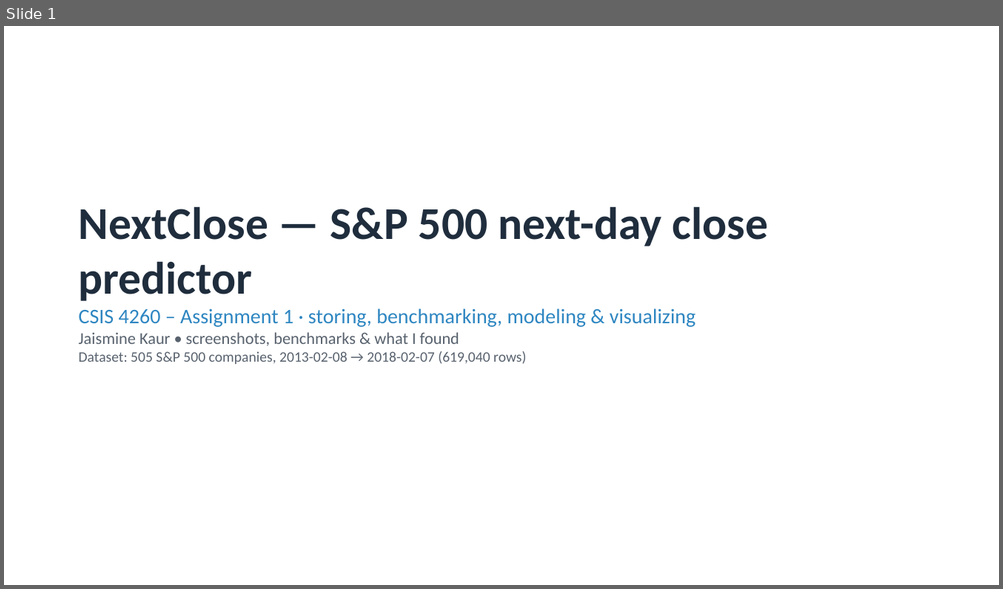
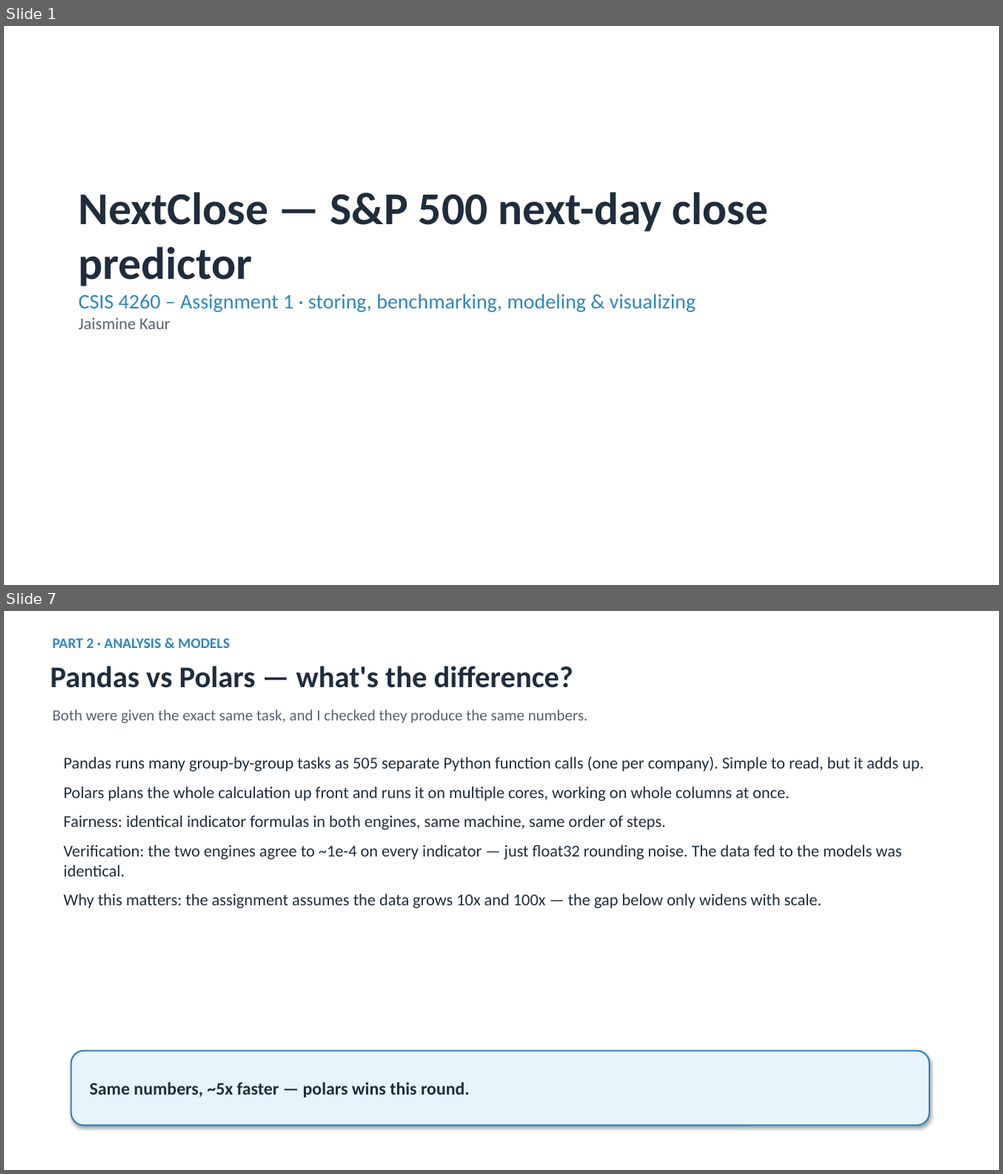
Before and after one commit to jaismine19/NextClose, a slide deck: docs/CSIS4260_Assignment1_Dashboard_Screenshots.pptx. Shown one above the other, each under a label of ours: slide 1 before the commit, slides 1 and 7 after it; the slides between them are not shown. The pictures are 1003x589 and 1003x1174 pixels, drawn with LibreOffice and Linux fonts; fonts in the diff are those of the drawing. Boxes give left, top, right and bottom in pixels: in the first picture for what was removed or moved away, otherwise in the second. Text is boxed around its words. In the diff, an @@ line names an element or a change of style, - is before the commit and + after.

```diff
--- a/docs/CSIS4260_Assignment1_Dashboard_Screenshots.pptx
+++ b/docs/CSIS4260_Assignment1_Dashboard_Screenshots.pptx
@@ slide 7 added at <box>4,611,999,1170</box>, background #FFFFFF @@
@@ text added at <box>52,638,230,648</box>, 14 pt, text #2E86C1, bold @@
+PART 2 · ANALYSIS & MODELS
@@ text added at <box>50,666,573,688</box>, 29 pt, text #1F2D3D, bold @@
+Pandas vs Polars — what's the difference?
@@ text added at <box>52,709,588,723</box>, 15 pt, text #58626E @@
+Both were given the exact same task, and I checked they produce the same numbers.
@@ text added at <box>63,757,923,908</box>, 16 pt, text #1F2D3D @@
+Pandas runs many group-by-group tasks as 505 separate Python function calls (one per company). Simple to read, but it adds up.
+Polars plans the whole calculation up front and runs it on multiple cores, working on whole columns at once.
+Fairness: identical indicator formulas in both engines, same machine, same order of steps.
+Verification: the two engines agree to ~1e-4 on every indicator — just float32 rounding noise. The data fed to the models was identical.
+Why this matters: the assignment assumes the data grows 10x and 100x — the gap below only widens with scale.
@@ rounded rectangle added at <box>71,1051,929,1126</box>, fill #E8F4FB, outline #2E86C1 1.5 pt, 17 pt, text #1F2D3D, bold @@
+Same numbers, ~5x faster — polars wins this round.
@@ slide 1 changed as well @@
@@ text "NextClose — S&P 500 next-day ...": place and size @@
-text "NextClose — S&P 500 next-day ..." at <box>79,207,768,364</box>
+text "NextClose — S&P 500 next-day ..." at <box>79,192,768,329</box>
@@ text at <box>79,318,170,329</box>: text changed; size 14 to 16 pt @@
-Jaismine Kaur • screenshots, benchmarks & what I found
-Dataset: 505 S&P 500 companies, 2013-02-08 → 2018-02-07 (619,040 rows)
+Jaismine Kaur
```
Also in this commit, not shown: 7 other slides changed, 13 other slides added, 8 slides removed, 1 other file.
